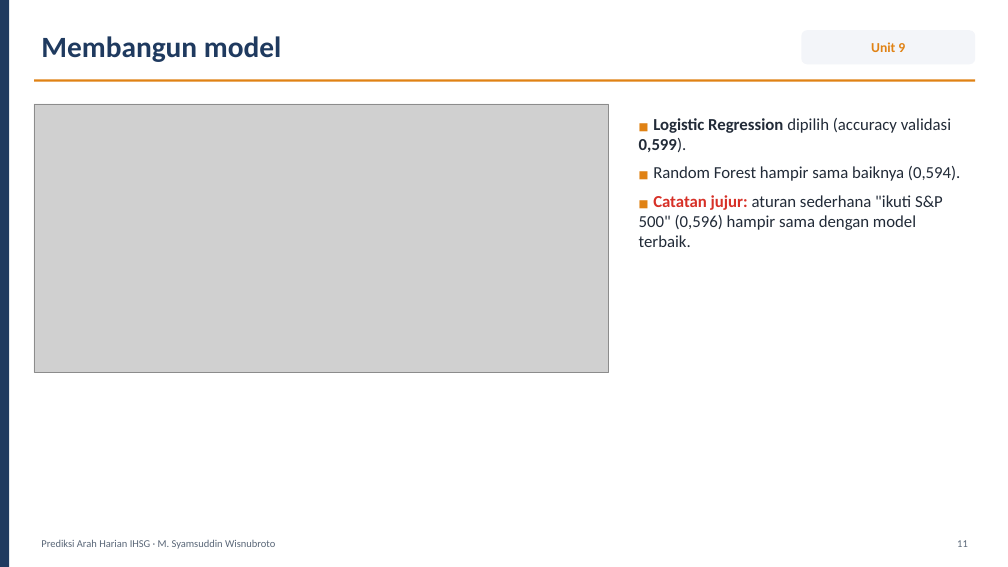
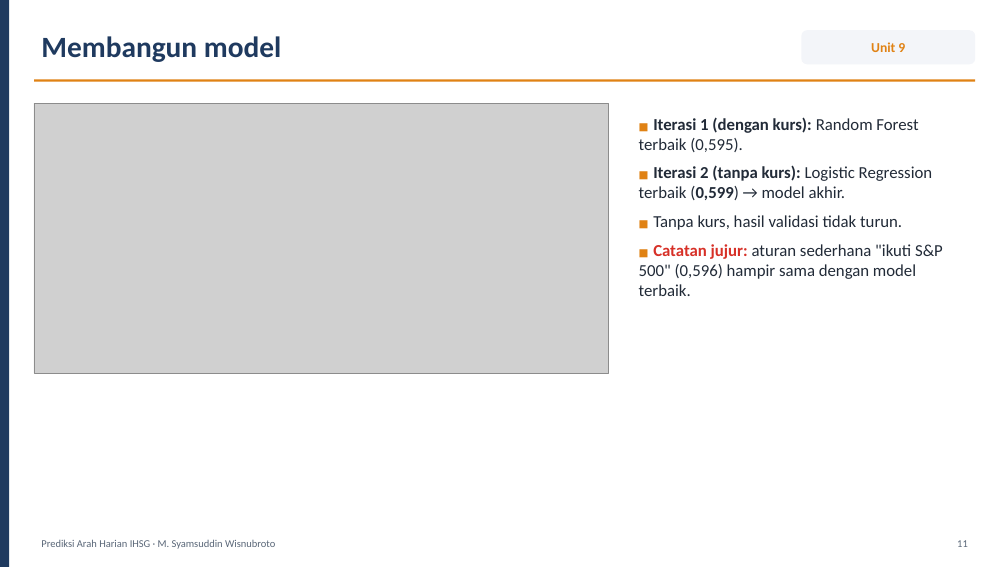
Before and after one commit to syamsuddinexcellent/portfolio-ilmuwan-data, a slide deck: slide 11 of presentation/Presentasi_Ilmuwan_Data_Syamsuddin_Wisnubroto.pptx. Drawn at 1008x567 pixels with LibreOffice and Linux fonts; fonts in the diff are those of the drawing; grey boxes stand for pictures. Boxes give left, top, right and bottom in pixels: in the first picture for what was removed or moved away, otherwise in the second. Text is boxed around its words. In the diff, an @@ line names an element or a change of style, - is before the commit and + after.

```diff
--- a/presentation/Presentasi_Ilmuwan_Data_Syamsuddin_Wisnubroto.pptx
+++ b/presentation/Presentasi_Ilmuwan_Data_Syamsuddin_Wisnubroto.pptx
@@ text at (639,117,933,230): text changed @@
-■ Logistic Regression dipilih (accuracy validasi 0,599).
-■ Random Forest hampir sama baiknya (0,594).
+■ Iterasi 1 (dengan kurs): Random Forest terbaik (0,595).
+■ Iterasi 2 (tanpa kurs): Logistic Regression terbaik (0,599) → model akhir.
+■ Tanpa kurs, hasil validasi tidak turun.
```
Also in this commit, not shown: 9 other slides changed, 32 other files.
